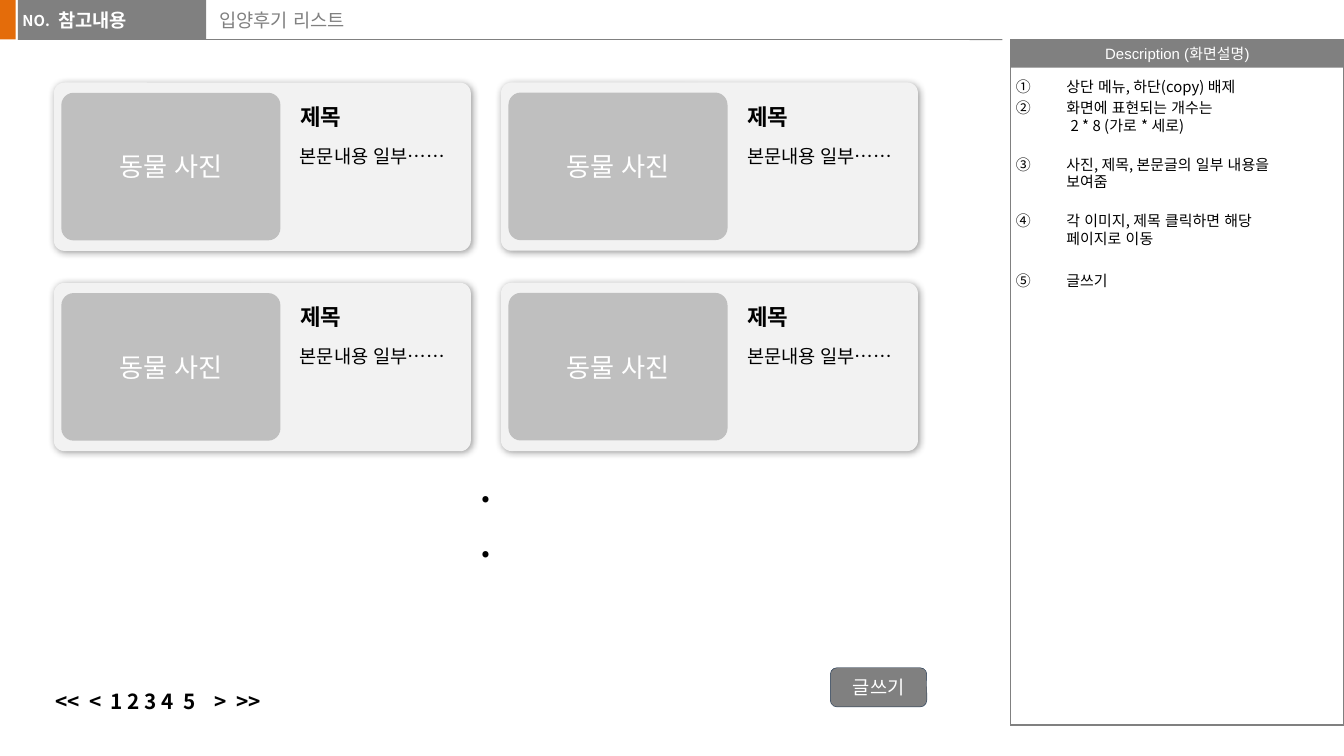
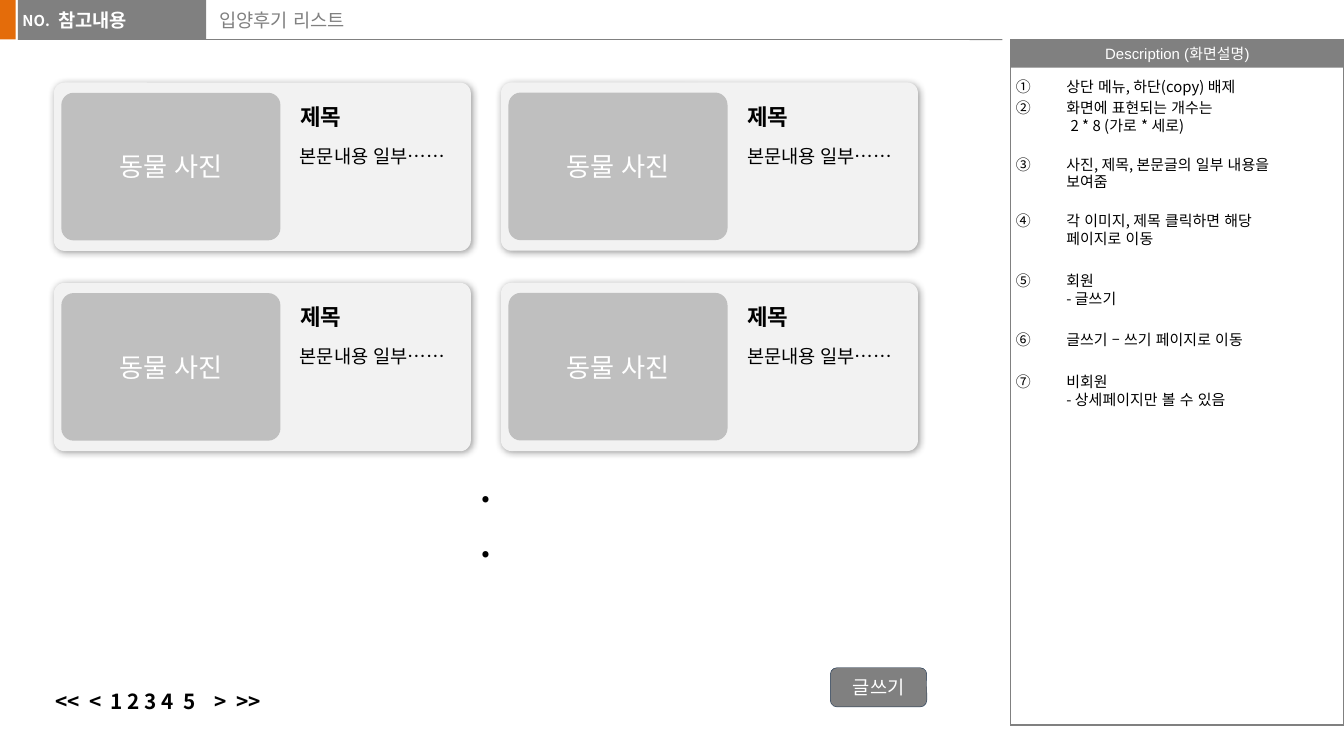
Before and after one commit to jaemikim/Notes, a slide deck: slide 7 of 기획문서/보보 (가칭)_v1-1.pptx (slide 9 before the commit). Drawn at 1344x756 pixels with LibreOffice and Linux fonts; fonts in the diff are those of the drawing. Boxes give left, top, right and bottom in pixels: in the first picture for what was removed or moved away, otherwise in the second. Text is boxed around its words. In the diff, an @@ line names an element or a change of style, - is before the commit and + after.

```diff
--- a/기획문서/보보 (가칭)_v1-1.pptx
+++ b/기획문서/보보 (가칭)_v1-1.pptx
@@ text at (1066, 273, 1243, 407): text changed @@
-5. 글쓰기
+5. 회원
+   - 글쓰기
+6. 글쓰기 – 쓰기 페이지로 이동
+7. 비회원
+   - 상세페이지만 볼 수 있음
```
Also in this commit, not shown: 4 other slides changed, 3 slides added, 2 slides removed, 4 other files.
